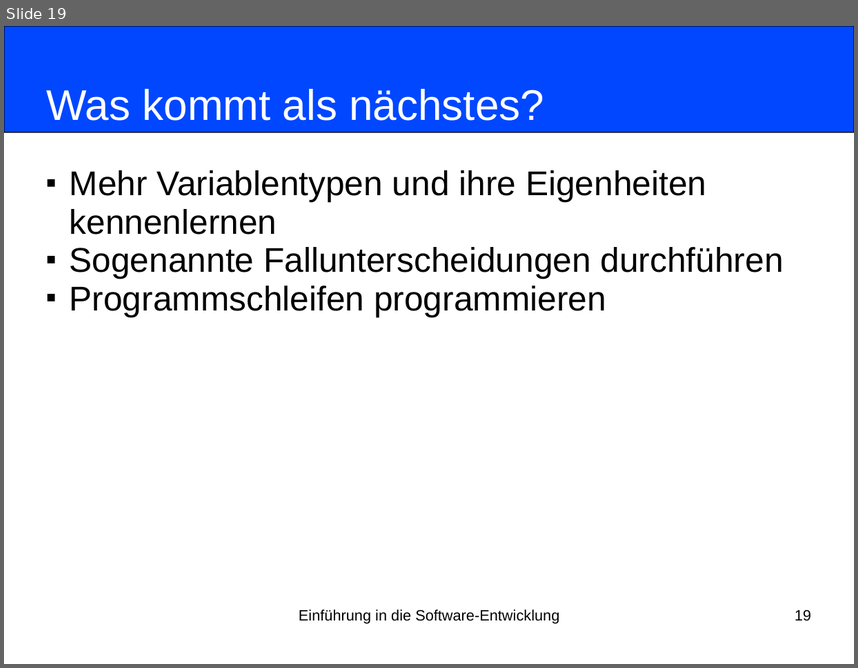
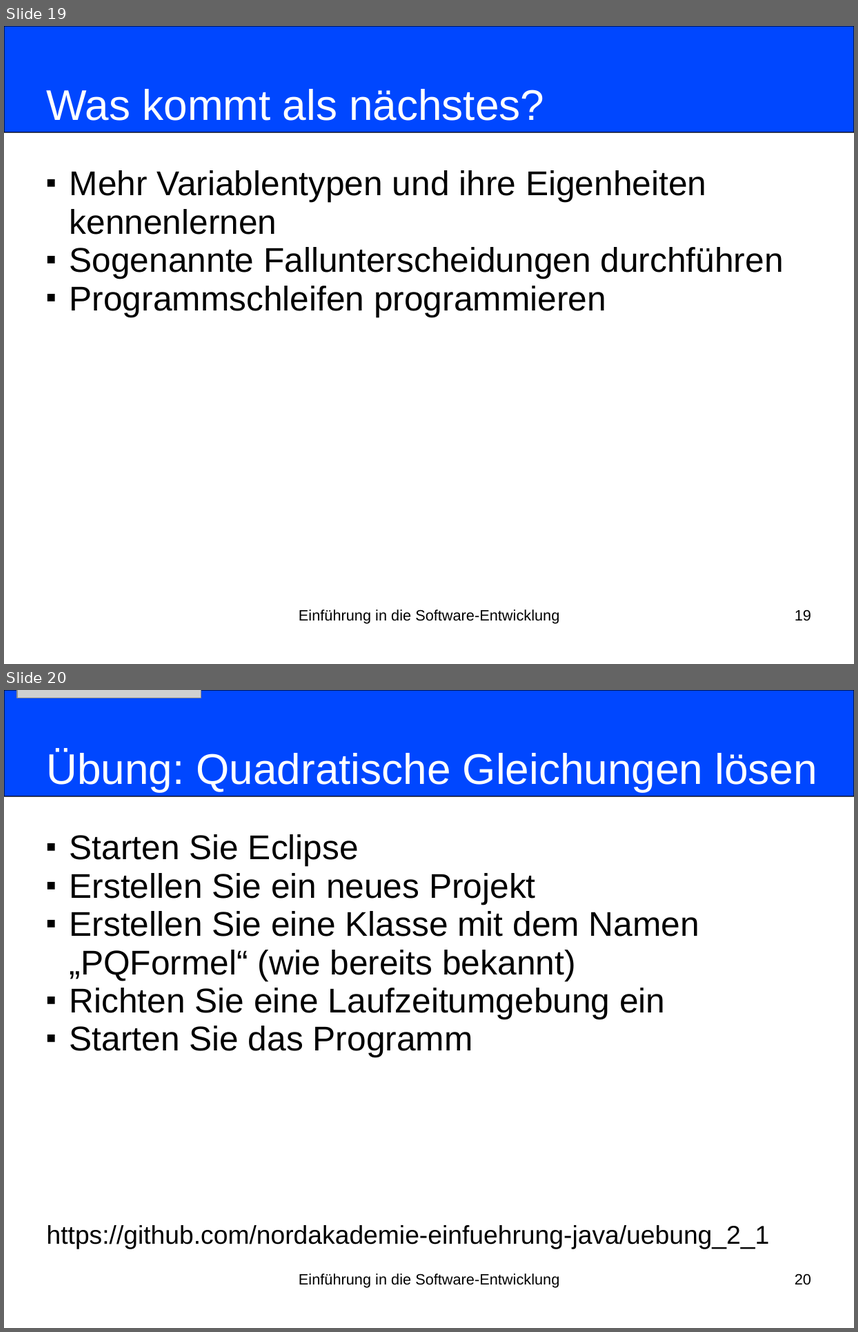
Before and after one commit to nordakademie-einfuehrung-java/vorlesungsskript, a slide deck: folien/Semester_03_Termin_02_Kapitel02.ppt. Shown one above the other, each under a label of ours: slide 19 before the commit, slides 19 and 20 after it. The pictures are 858x668 and 858x1332 pixels, drawn with LibreOffice and Linux fonts; fonts in the diff are those of the drawing; grey boxes stand for pictures. Boxes give left, top, right and bottom in pixels: in the first picture for what was removed or moved away, otherwise in the second. Text is boxed around its words. In the diff, an @@ line names an element or a change of style, - is before the commit and + after.

```diff
--- a/folien/Semester_03_Termin_02_Kapitel02.ppt
+++ b/folien/Semester_03_Termin_02_Kapitel02.ppt
@@ slide 20 added at (x1=4, y1=690, x2=854, y2=1328), background #FFFFFF @@
@@ rounded rectangle added at (x1=4, y1=690, x2=854, y2=796), fill #0047FF, outline #000000 0.74 pt @@
@@ picture added at (x1=17, y1=690, x2=201, y2=698) @@
@@ title added at (x1=46, y1=750, x2=818, y2=792), 40 pt, text #FFFFFF @@
+Übung: Quadratische Gleichungen lösen
@@ subtitle added at (x1=47, y1=834, x2=770, y2=1249), 32 pt, text #000000 @@
+■ Starten Sie Eclipse
+■ Erstellen Sie ein neues Projekt
+■ Erstellen Sie eine Klasse mit dem Namen „PQFormel“ (wie bereits bekannt)
+■ Richten Sie eine Laufzeitumgebung ein
+■ Starten Sie das Programm
+https://github.com/nordakademie-einfuehrung-java/uebung_2_1
@@ text added at (x1=299, y1=1273, x2=559, y2=1287), 14 pt, text #000000 @@
+Einführung in die Software-Entwicklung
@@ page number added at (x1=795, y1=1274, x2=811, y2=1285), 14 pt, text #000000 @@
+20
```
Also in this commit, not shown: 1 slide changed, 1 other file.
